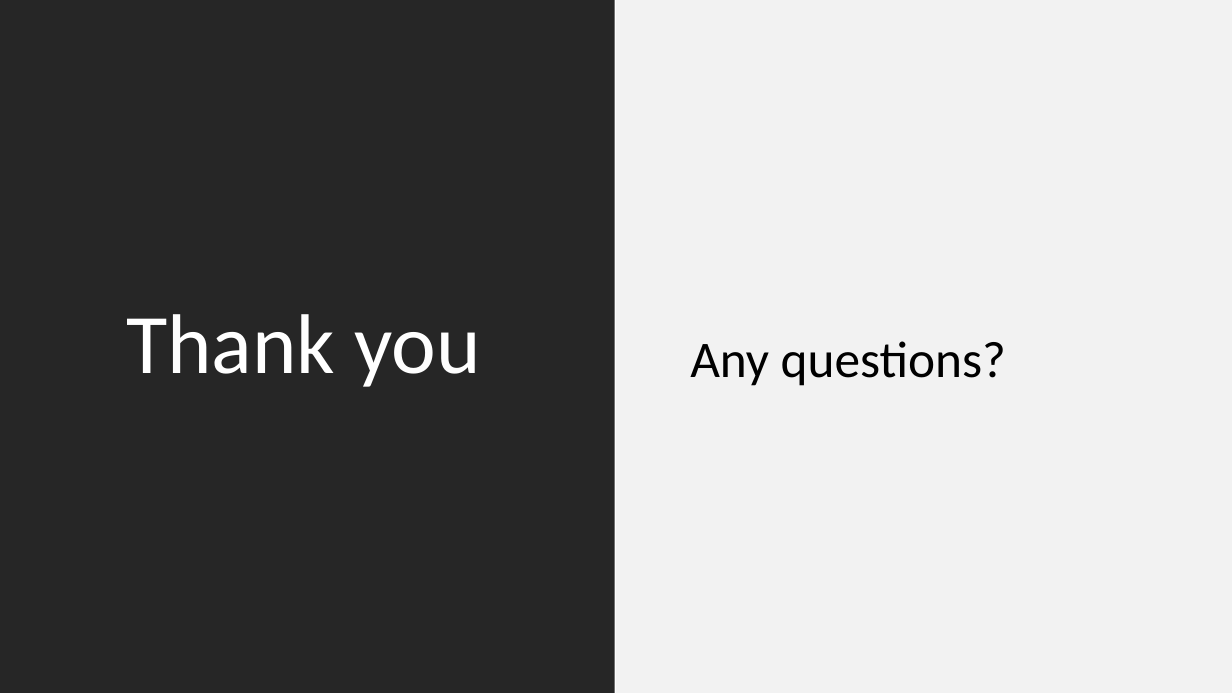
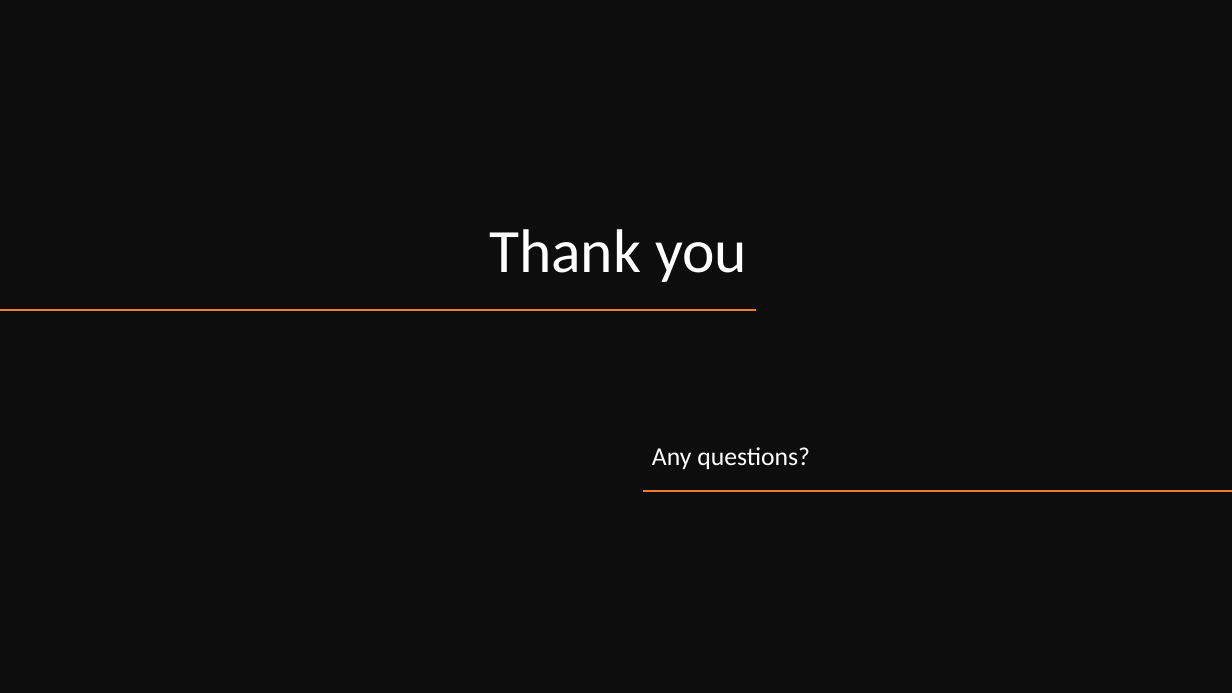
Before and after one commit to PMcTwist/Machine_Learn_Project, a slide deck: slide 10 of Presentation/ALI_Raymond_MAYNARD_Patrick_GENG4500_Final_presentation_2024.pptx (slide 9 before the commit). Drawn at 1232x693 pixels with LibreOffice and Linux fonts; fonts in the diff are those of the drawing. Boxes give left, top, right and bottom in pixels: in the first picture for what was removed or moved away, otherwise in the second. Text is boxed around its words. In the diff, an @@ line names an element or a change of style, - is before the commit and + after.

Commit message:
-Added design to slides -Added slides outline -Added video to slides -Added embedded excel sheet to slide
P@

```diff
--- a/Presentation/ALI_Raymond_MAYNARD_Patrick_GENG4500_Final_presentation_2024.pptx
+++ b/Presentation/ALI_Raymond_MAYNARD_Patrick_GENG4500_Final_presentation_2024.pptx
@@ rectangle removed at box(0, 0, 615, 693) @@
@@ rectangle added at box(0, 0, 1232, 693), fill #0D0D0D @@
@@ rectangle removed at box(616, 0, 1232, 693) @@
@@ title "Thank you": place and size @@
-title "Thank you" at box(126, 314, 480, 387)
+title "Thank you" at box(489, 229, 747, 282)
@@ title "Thank you" at box(489, 229, 747, 282): size 66 to 48 pt; alignment left to right; vertical alignment middle to bottom @@
@@ line added from (757, 311) to (0, 311), #ED7D31 1 pt @@
@@ subtitle "Any questions?": place and size @@
-subtitle "Any questions?" at box(690, 341, 1006, 386)
+subtitle "Any questions?" at box(652, 447, 810, 469)
@@ subtitle "Any questions?" at box(652, 447, 810, 469): size 40 to 20 pt, text colour #000000 to #FFFFFF; vertical alignment middle to bottom @@
@@ line added from (1232, 491) to (643, 491), #ED7D31 1 pt @@
```
Also in this commit, not shown: 8 other slides changed, 1 slide added.
